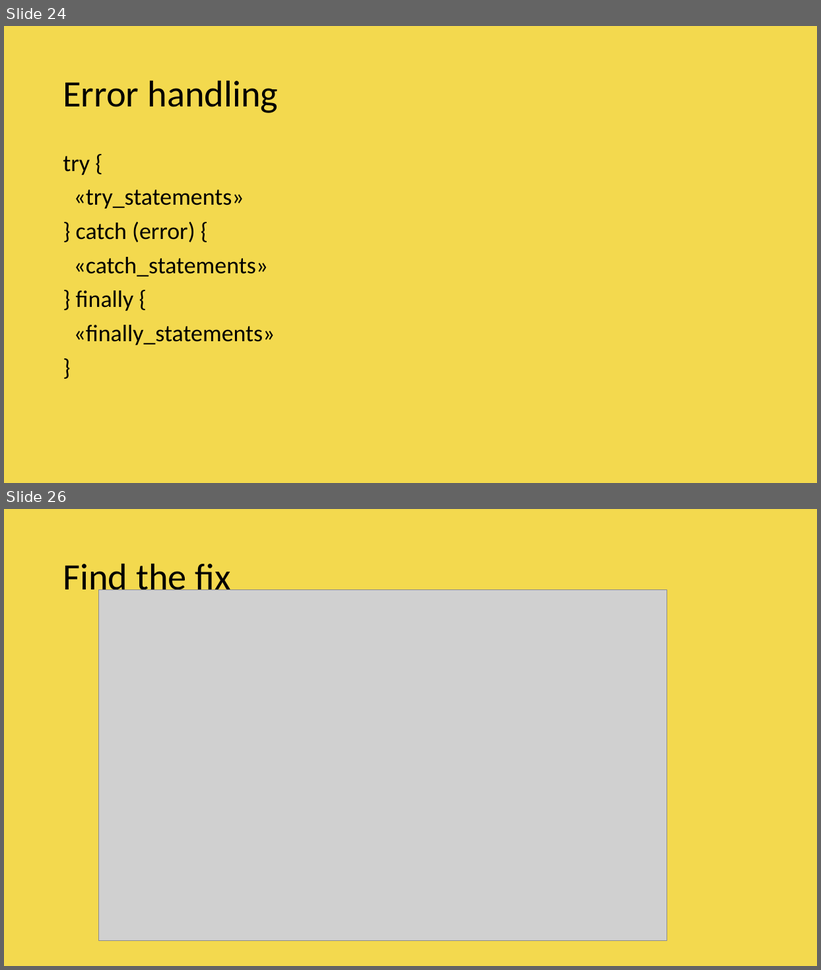
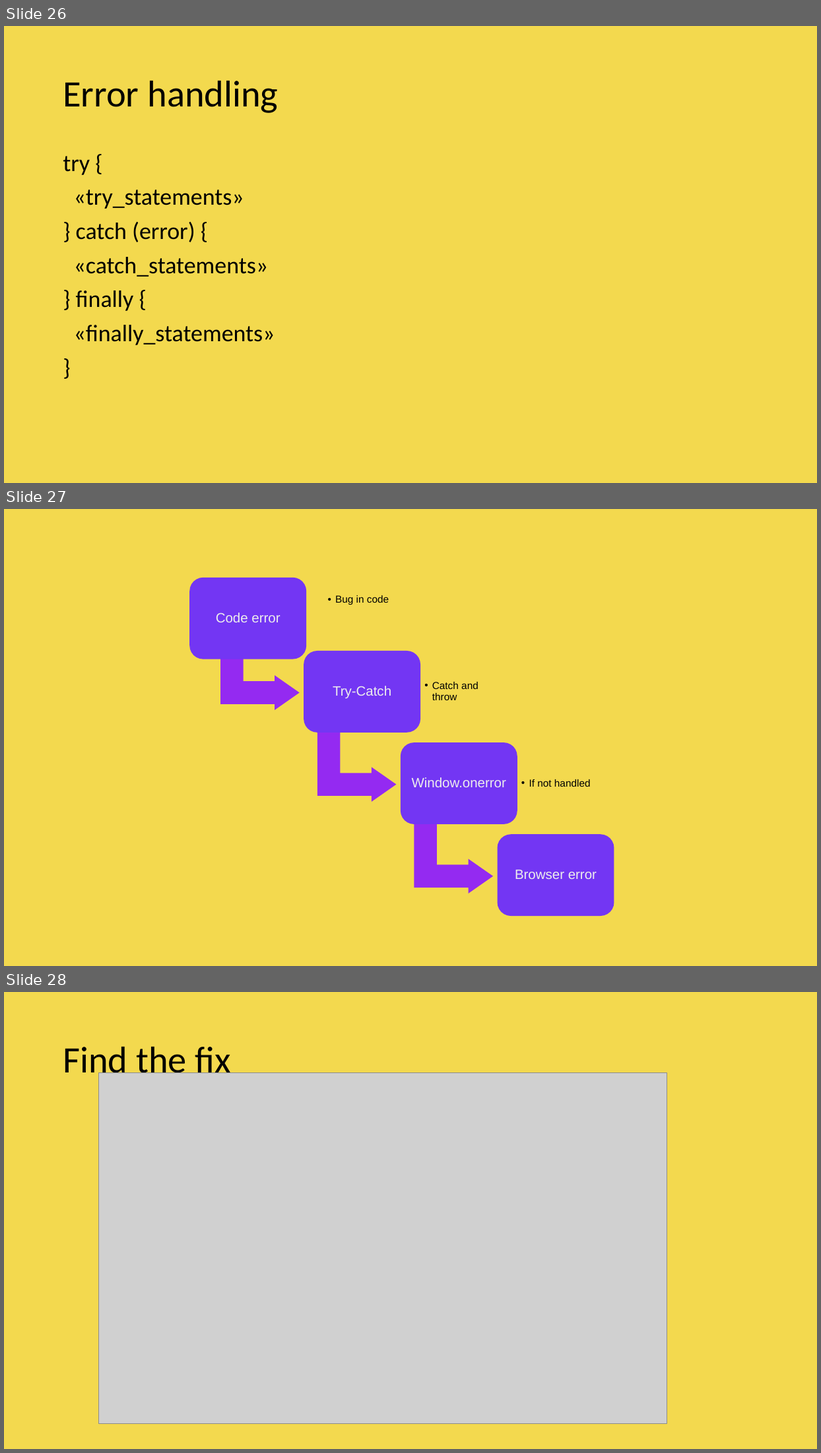
Before and after one commit to vishwanantha/javascript-101, a slide deck: ppt/001 - DataTypes.pptx. Shown one above the other, each under a label of ours: slides 24 and 26 before the commit, slides 26, 27 and 28 after it; the slides between them are not shown. The pictures are 821x970 and 821x1453 pixels, drawn with LibreOffice and Linux fonts; fonts in the diff are those of the drawing; grey boxes stand for pictures; background and template pictures are left out. Boxes give left, top, right and bottom in pixels: in the first picture for what was removed or moved away, otherwise in the second. Text is boxed around its words. In the diff, an @@ line names an element or a change of style, - is before the commit and + after.

```diff
--- a/ppt/001 - DataTypes.pptx
+++ b/ppt/001 - DataTypes.pptx
@@ slide 27 added at box(4, 509, 817, 966), background picture (left out) @@
@@ group added at box(189, 578, 614, 916): 7 texts, 4 rounded rectangles, 3 bent up arrows @@
+Code error
+  • Bug in code
+Try-Catch
+  • Catch and throw
+Window.onerror
+  • If not handled
+Browser error
@@ what was slide 24 is now slide 26 @@
@@ what was slide 26 is now slide 28 @@
```
Also in this commit, not shown: 1 slide changed, 2 other slides added, 1 slide removed, 1 other file.
